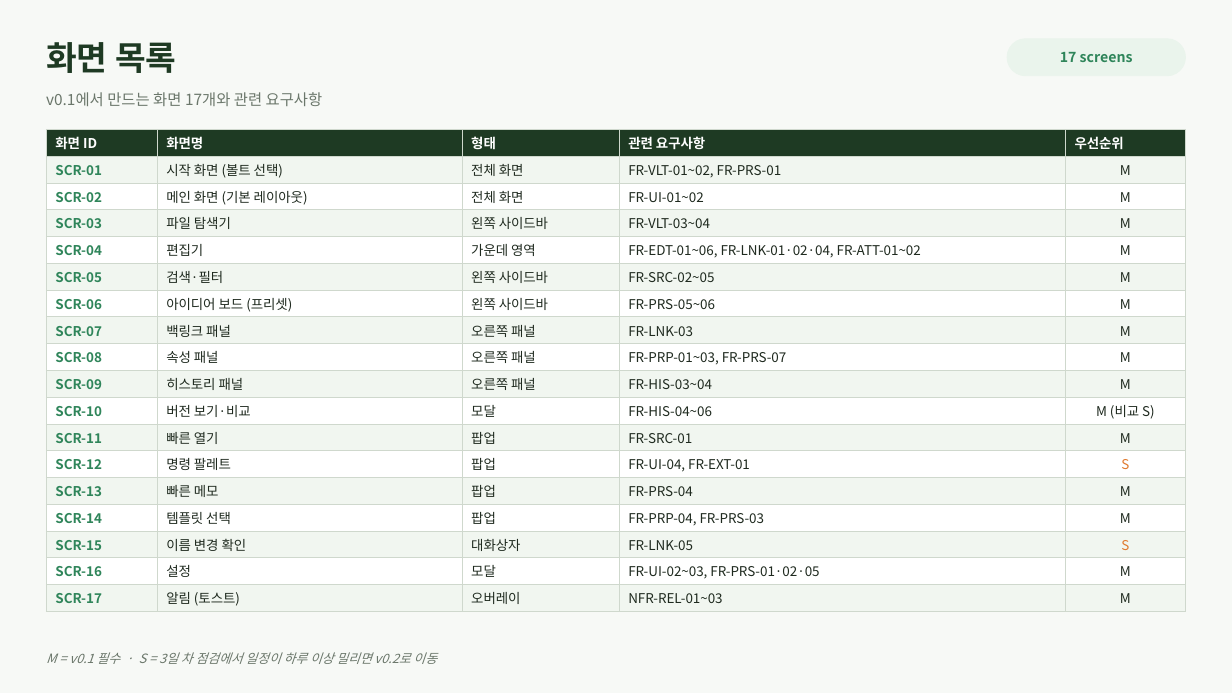
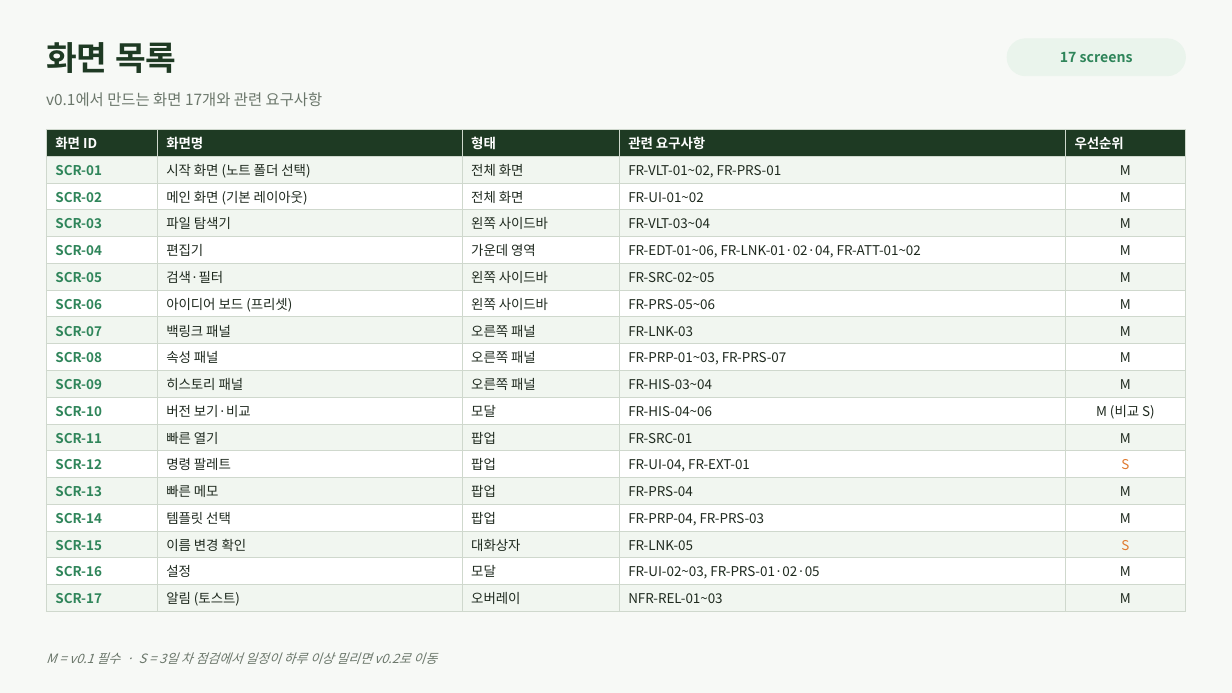
Before and after one commit to jinkyoin/notevine, a slide deck: slide 3 of docs/화면설계서.pptx (slide 2 before the commit). Drawn at 1232x693 pixels with LibreOffice and Linux fonts; fonts in the diff are those of the drawing. Boxes give left, top, right and bottom in pixels: in the first picture for what was removed or moved away, otherwise in the second. Text is boxed around its words. In the diff, an @@ line names an element or a change of style, - is before the commit and + after.

```diff
--- a/docs/화면설계서.pptx
+++ b/docs/화면설계서.pptx
@@ table at box(46, 129, 1186, 610) @@
-row 2, column 2: 시작 화면 (볼트 선택)
+row 2, column 2: 시작 화면 (노트 폴더 선택)
```
Also in this commit, not shown: 6 other slides changed, 1 slide added, 24 other files.
